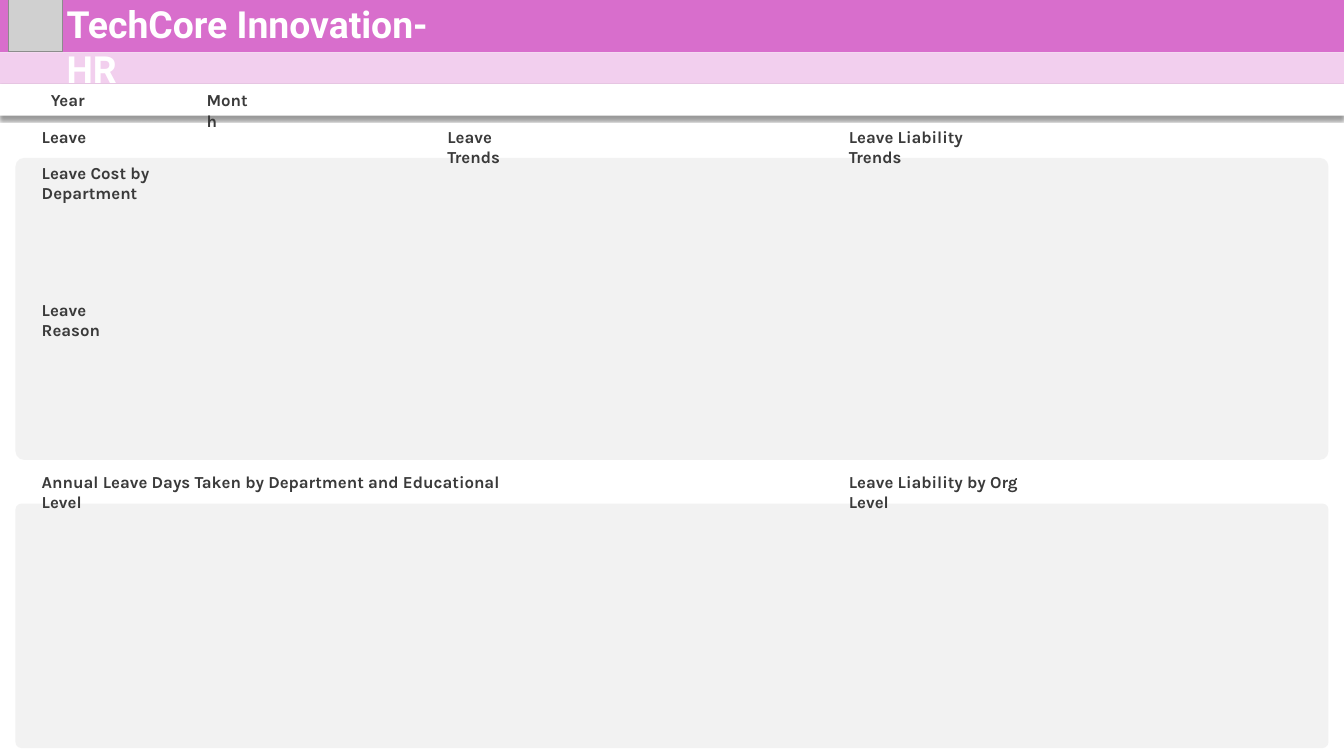
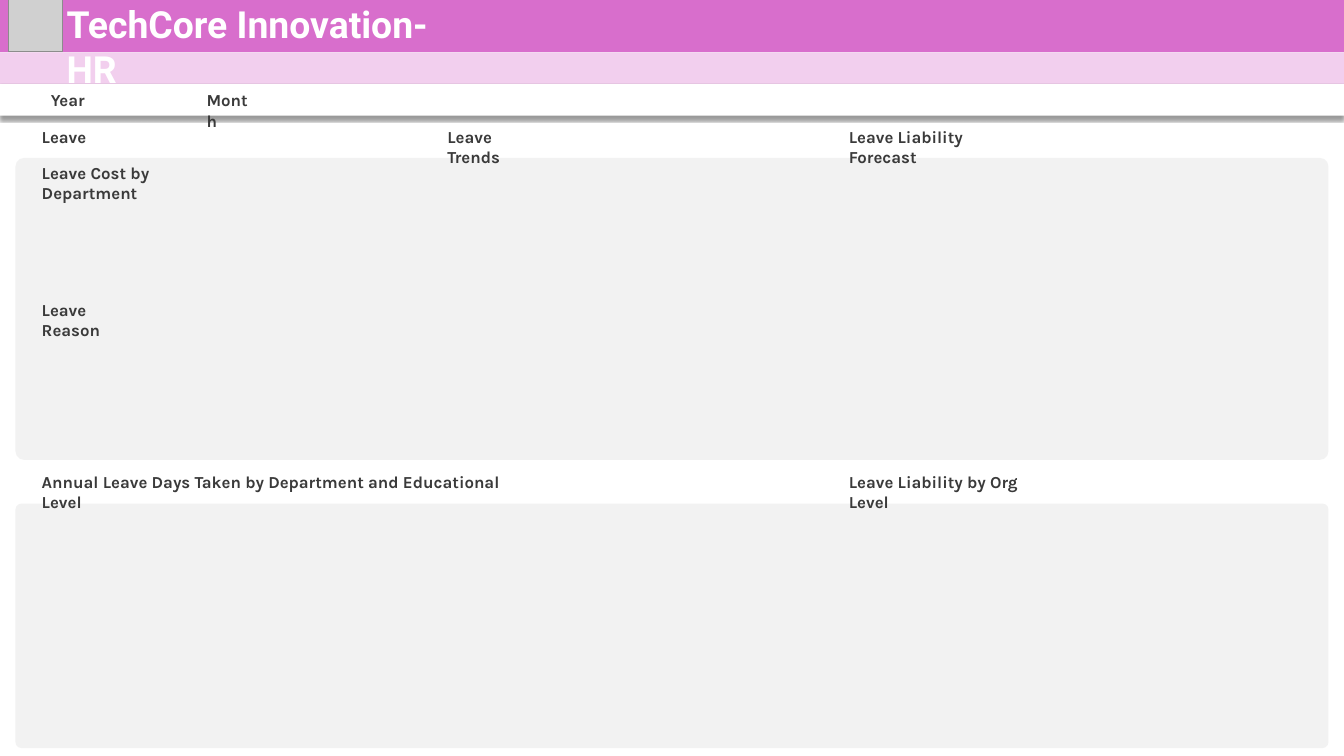
Before and after one commit to mmrnayan/HR-Analysis, a slide deck: slide 11 of bk/0bk.pptx. Drawn at 1344x756 pixels with LibreOffice and Linux fonts; fonts in the diff are those of the drawing; grey boxes stand for pictures. Boxes give left, top, right and bottom in pixels: in the first picture for what was removed or moved away, otherwise in the second. Text is boxed around its words. In the diff, an @@ line names an element or a change of style, - is before the commit and + after.

```diff
--- a/bk/0bk.pptx
+++ b/bk/0bk.pptx
@@ text at bbox=[849, 131, 963, 163]: text changed @@
-Leave Liability Trends
+Leave Liability Forecast
```
Also in this commit, not shown: 1 slide added, 13 other files.
